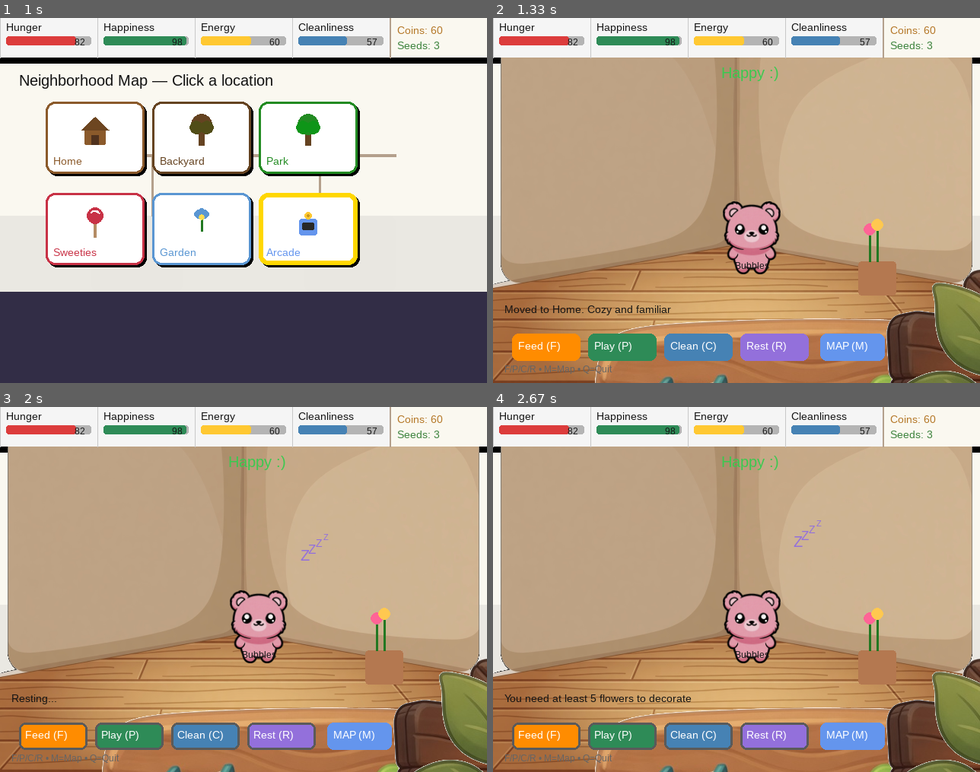
Above: before the commit, frames 1-4 (two rows, left to right).
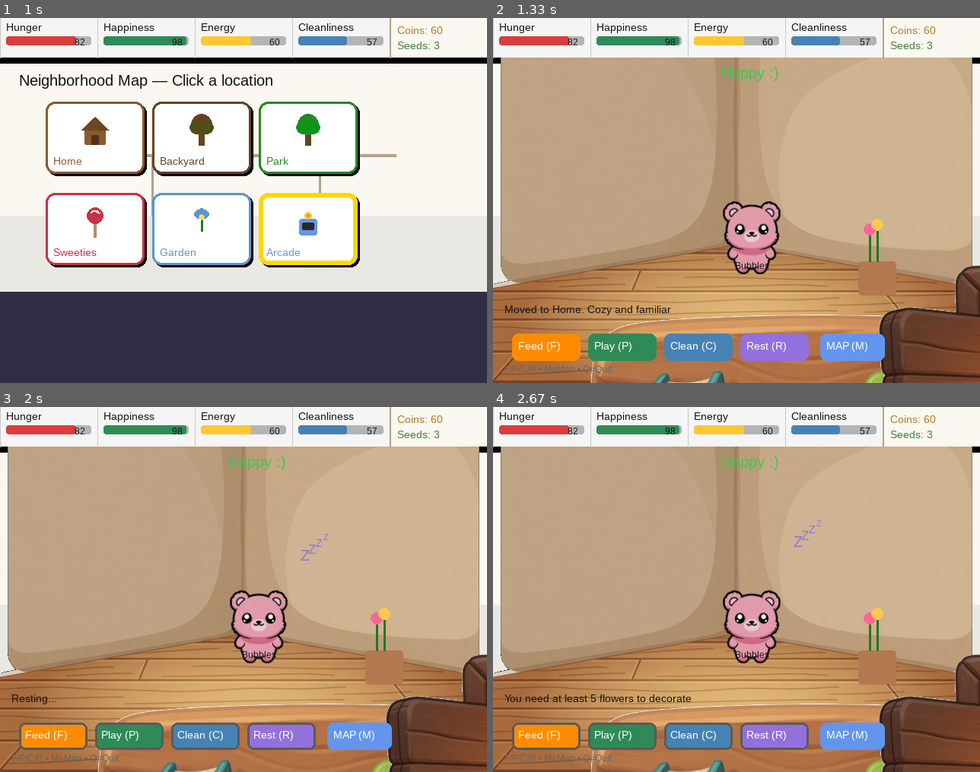
Above: after the commit, the same moments.

Repository: nickamis606/ourworld
Game: pygame game, started from main_pygame.py
Two runs of this game, one before a commit and one after it. Both use one fixed random seed, a clock stepped at 60 frames per second and the inputs below.
Inputs (mouse positions are in pixels of both pictures, inside the frame that each line leads up to):
- Up to frame 1 (1 s): tap Enter at 0.33 s; click "MAP (M)" at 0.72 s
- Up to frame 2 (1.33 s): click (585, 145) at 1.05 s
- Up to frame 3 (2 s): click "Play (P)" at 1.38 s; click "Rest (R)" at 1.72 s
- Up to frame 4 (2.67 s): tap Enter at 2 s; click (590, 476) at 2.38 s

Frame 1 is identical in both runs. In frame 2, 4.5% of the frame differs, in the area x 20-100%, y 67-100%; in frame 3, 4.5%; in frame 4, 4.5%.

Commit message:
fix: better positioning for Home layers + ignore decorations.png for now

Diff:
--- a/sprites/location_background.py
+++ b/sprites/location_background.py
@@ -1,8 +1,8 @@
 #!/usr/bin/env python3
 """
-LocationBackground - Asset-based background system for scenes.
+LocationBackground - Asset-based background system.
 
-Supports base image + multiple layers with positioning.
+Home layers are positioned to look decent without overlapping UI.
 """
 
 import pygame
@@ -11,18 +11,12 @@
 
 
 class LocationBackground:
-    """
-    Handles loading and drawing location backgrounds with layers.
-
-    For Home, it loads base.png + all images in layers/ folder.
-    """
-
     def __init__(self, width: int = 640, height: int = 480):
         self.width = width
         self.height = height
         self.location: Optional[str] = None
         self.base_surface: Optional[pygame.Surface] = None
-        self.layers: Dict[str, Dict] = {}   # name -> {'surface': Surface, 'pos': (x, y)}
+        self.layers: Dict[str, Dict] = {}
         self.use_asset = False
         self.assets_path = os.path.join("assets", "backgrounds")
 
@@ -39,49 +33,48 @@
                 img = pygame.image.load(base_path).convert_alpha()
                 self.base_surface = pygame.transform.smoothscale(img, (self.width, self.height))
                 self.use_asset = True
-            except Exception as e:
-                print(f"Failed to load base.png for {location}: {e}")
+            except Exception:
                 return
 
-            # Load layers if they exist
             layers_dir = os.path.join(self.assets_path, location, "layers")
             if os.path.isdir(layers_dir):
                 for filename in os.listdir(layers_dir):
                     if filename.lower().endswith(('.png', '.jpg', '.jpeg')):
+                        name = os.path.splitext(filename)[0]
+
+                        # Skip decorations for now (contains multiple objects)
+                        if name == "decorations":
+                            continue
+
                         layer_path = os.path.join(layers_dir, filename)
                         try:
                             layer_img = pygame.image.load(layer_path).convert_alpha()
-                            # Store with default positioning (can be improved later)
-                            name = os.path.splitext(filename)[0]
                             self.layers[name] = {
                                 "surface": layer_img,
-                                "pos": self._get_default_position(name)
+                                "pos": self._get_home_position(name)
                             }
-                        except Exception as e:
-                            print(f"Failed to load layer {filename}: {e}")
+                        except Exception:
+                            pass
 
-    def _get_default_position(self, layer_name: str) -> Tuple[int, int]:
-        """Reasonable default positions for Home layers."""
-        defaults = {
-            "rug": (180, 340),
-            "window": (480, 60),
-            "table": (280, 320),
-            "shelf": (40, 100),
-            "decorations": (480, 280),
+    def _get_home_position(self, name: str) -> Tuple[int, int]:
+        """Carefully tuned positions so layers don't overlap UI or look broken."""
+        positions = {
+            "rug": (160, 305),
+            "window": (470, 55),
+            "shelf": (35, 95),
+            "table": (250, 295),   # Moved up so it doesn't clip into buttons
         }
-        return defaults.get(layer_name, (100, 200))
+        return positions.get(name, (100, 200))
 
     def draw(self, surface: pygame.Surface):
         if not self.use_asset or not self.base_surface:
             return
 
-        # Draw base
         surface.blit(self.base_surface, (0, 0))
 
-        # Draw layers in a sensible order
-        draw_order = ["rug", "table", "shelf", "window", "decorations"]
-
-        for name in draw_order:
+        # Draw in this order
+        order = ["rug", "table", "shelf", "window"]
+        for name in order:
             if name in self.layers:
                 data = self.layers[name]
                 surface.blit(data["surface"], data["pos"])
